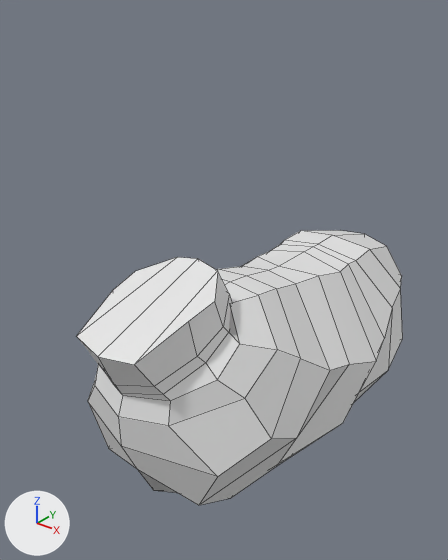
Two versions of the FBX model Assets/BlenderModels/DorsetBody.fbx, one commit apart.
Camera for both pictures: a 50 mm lens placed at (5.43, -8.18, 8.11), pointed at (-0.35, -0.95, 3.63). Arrows for +X, +Y and +Z are at lower left; the lights stay in place. The first picture is the older version. Mesh edges are drawn as thin lines. Where no turn or scale is listed for an object, it has been applied to the vertices.

Objects in the first picture: 'DorsetBody'.
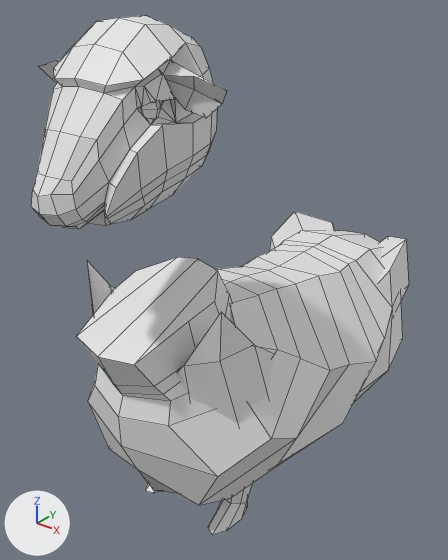
The newer file is also turned or shifted as a whole; pictures and numbers use the older file's frame.

What the commit changed:
Mesh me_sphere_002 is new.
It has 212 vertices, 206 faces and spans x -1.57..1.57, y -3.2..3.45, z -1.49..2.92.
Mesh me_sphere_001 is new.
It has 264 vertices, 294 faces and spans x -1.51..1.51, y -1.09..1.39, z -1.01..1.15.
Object 'DorsetLegs' (ob_dorsetlegs) is new; it shows me_sphere_002.
Its location is (0.0, -0.08, 1.53).
Object 'DorsetHead' (ob_dorsethead) is new; it shows me_sphere_001.
Its location is (0.0, -3.43, 6.59).

Where the change shows, as pixel boxes (x1, y1, x2, y2) in the pictures (448 x 560 px):
'DorsetHead', added
    after: (31, 15, 227, 229)
'DorsetLegs', added
    after: (87, 211, 409, 535)
